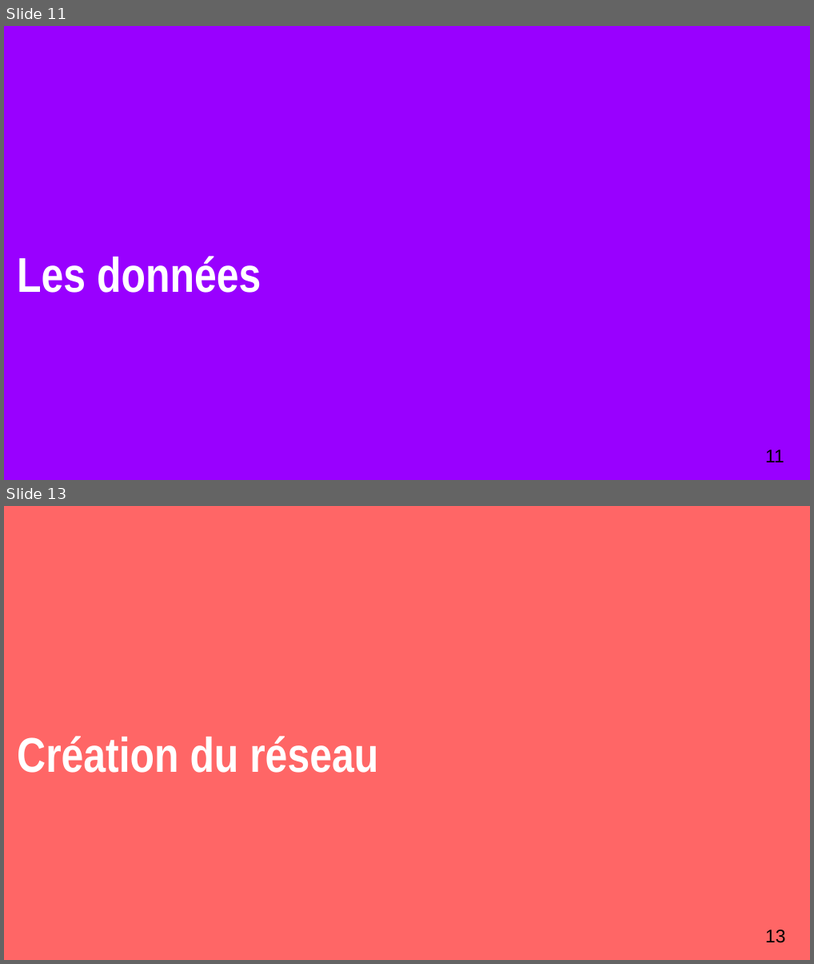
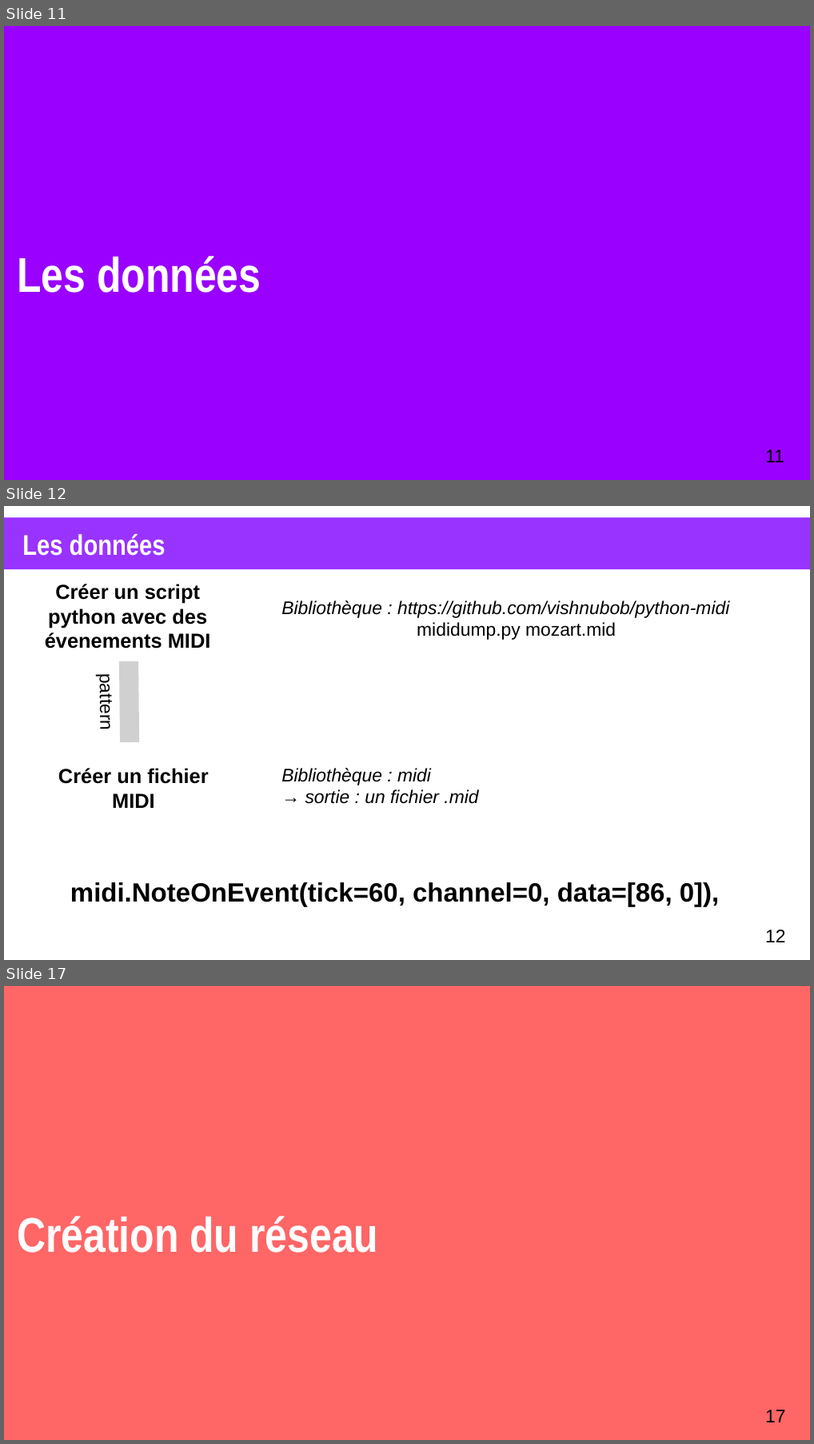
Before and after one commit to XgLsuLzRMy/Composition-Musicale-par-Reseau-de-Neurones, a slide deck: projet.odp. Shown one above the other, each under a label of ours: slides 11 and 13 before the commit, slides 11, 12 and 17 after it; the slides between them are not shown. The pictures are 814x964 and 814x1444 pixels, drawn with LibreOffice and Linux fonts; fonts in the diff are those of the drawing; grey boxes stand for pictures. Boxes give left, top, right and bottom in pixels: in the first picture for what was removed or moved away, otherwise in the second. Text is boxed around its words. In the diff, an @@ line names an element or a change of style, - is before the commit and + after.

```diff
--- a/projet.odp
+++ b/projet.odp
@@ slide 12 added at (4, 506, 810, 960), background #FFFFFF @@
@@ rectangle added at (4, 518, 810, 570), fill #9933FF @@
@@ title added at (22, 534, 166, 556), 28 pt, text #FFFFFF, bold @@
+Les données
@@ text added at (45, 584, 211, 648), 20 pt, text #000000, bold @@
+Créer un script python avec des évenements MIDI
@@ text added at (282, 600, 730, 640), 18 pt, text #000000, italic @@
+Bibliothèque : https://github.com/vishnubob/python-midi
+mididump.py mozart.mid
@@ picture added at (119, 660, 139, 742), 18 pt, text #000000 @@
+pattern
@@ text added at (58, 768, 208, 808), 20 pt, text #000000, bold @@
+Créer un fichier MIDI
@@ text added at (282, 768, 478, 804), 18 pt, text #000000, italic @@
+Bibliothèque : midi
+→ sortie : un fichier .mid
@@ text added at (70, 882, 719, 907), 26 pt, text #000000, bold @@
+midi.NoteOnEvent(tick=60, channel=0, data=[86, 0]),
@@ page number added at (766, 929, 786, 942), 18 pt, text #000000 @@
+12
@@ what was slide 13 is now slide 17 @@
@@ page number at (766, 1409, 786, 1422): text changed @@
-13
+17
```
Also in this commit, not shown: 1 slide changed, 7 other slides added, 3 slides removed, 1 other file.
